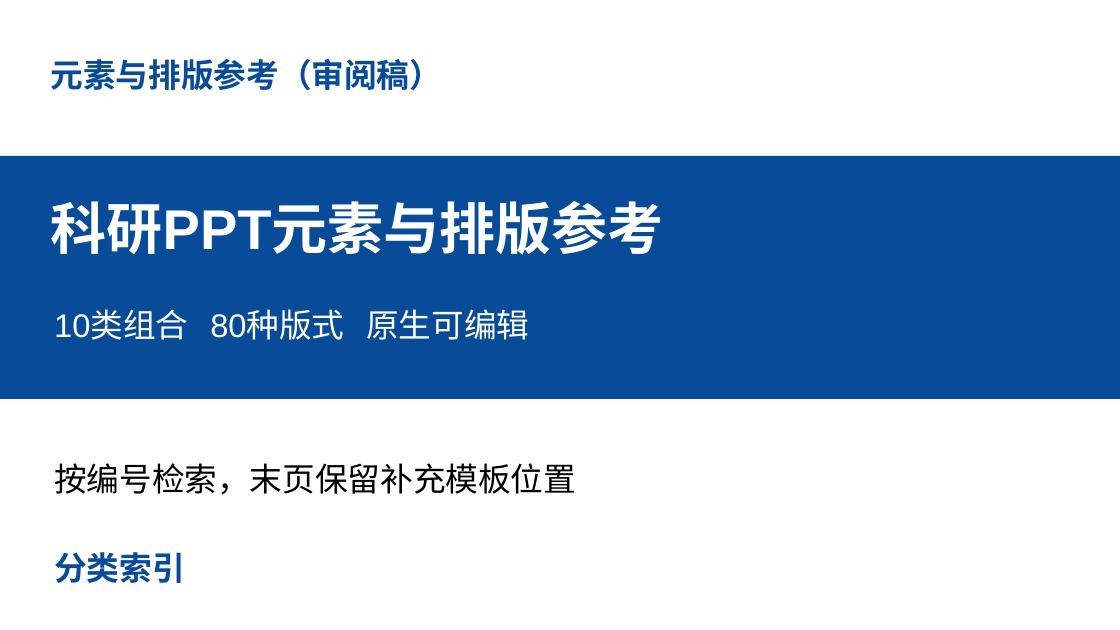
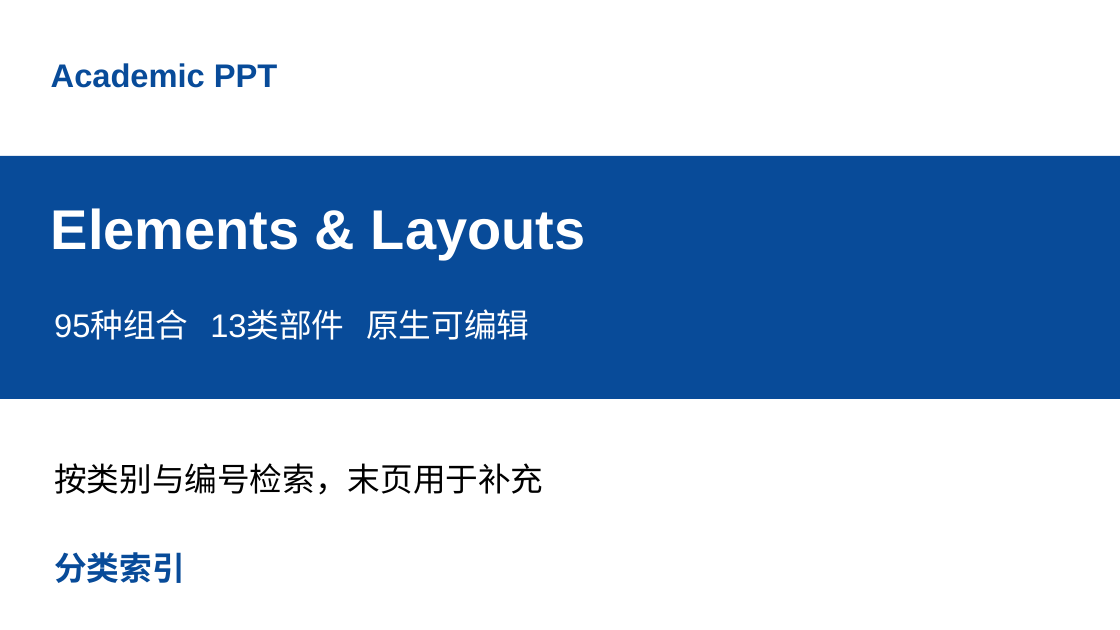
Before and after one commit to realihang/academic-ppt-skill, a slide deck: slide 1 of assets/element-reference.pptx. Drawn at 1120x630 pixels with LibreOffice and Linux fonts; fonts in the diff are those of the drawing. Boxes give left, top, right and bottom in pixels: in the first picture for what was removed or moved away, otherwise in the second. Text is boxed around its words. In the diff, an @@ line names an element or a change of style, - is before the commit and + after.

Commit message:
Update Academic PPT element library and presentation masters

```diff
--- a/assets/element-reference.pptx
+++ b/assets/element-reference.pptx
@@ text at <box>51,63,277,88</box>: text changed @@
-元素与排版参考（审阅稿）
+Academic PPT
@@ text at <box>51,208,585,259</box>: text changed @@
-科研PPT元素与排版参考
+Elements & Layouts
@@ text at <box>54,309,529,340</box>: text changed @@
-10类组合 80种版式 原生可编辑
+95种组合 13类部件 原生可编辑
@@ text at <box>54,463,543,495</box>: text changed @@
-按编号检索，末页保留补充模板位置
+按类别与编号检索，末页用于补充
```
Also in this commit, not shown: 37 other slides changed, 29 slides added, 12 other files.
